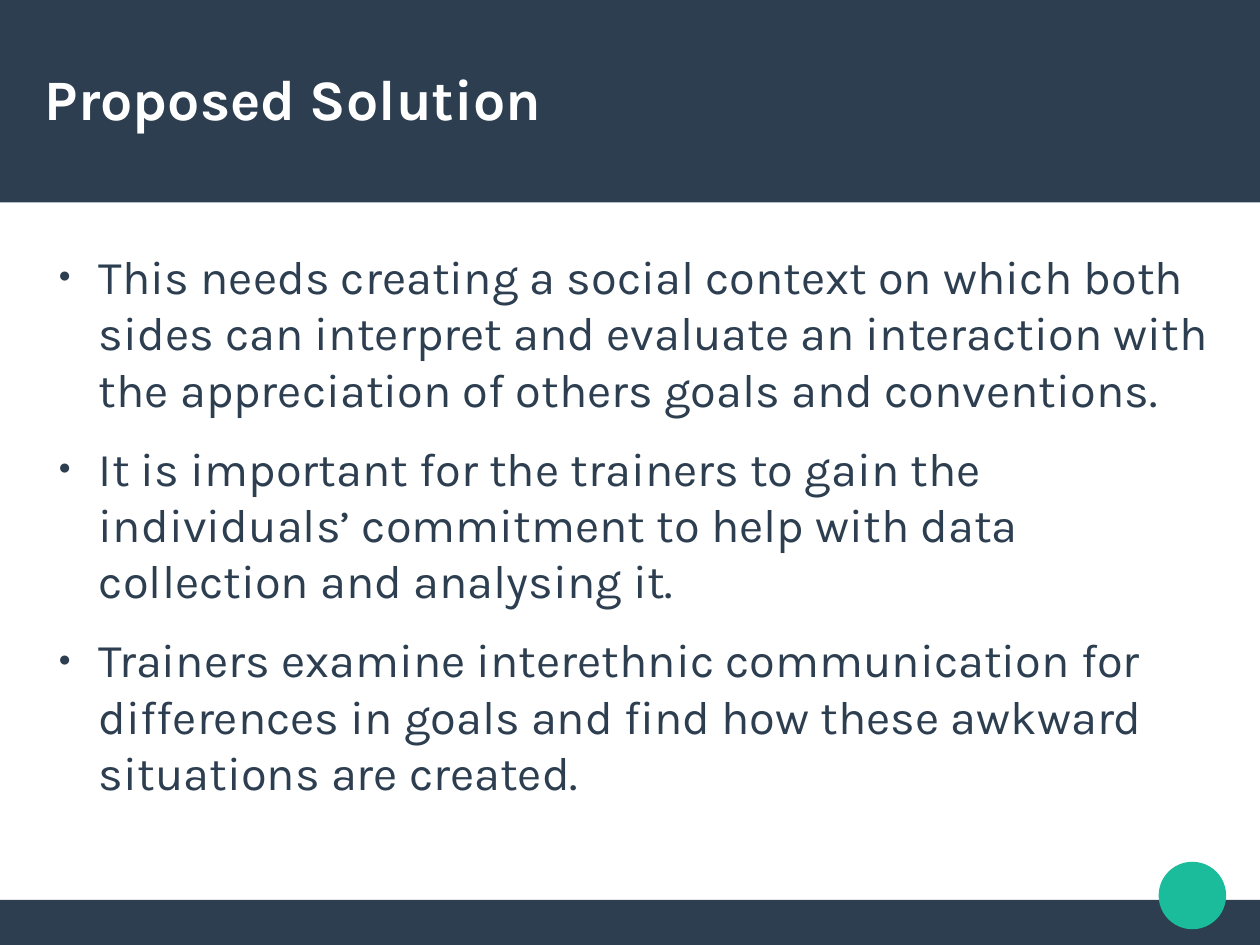
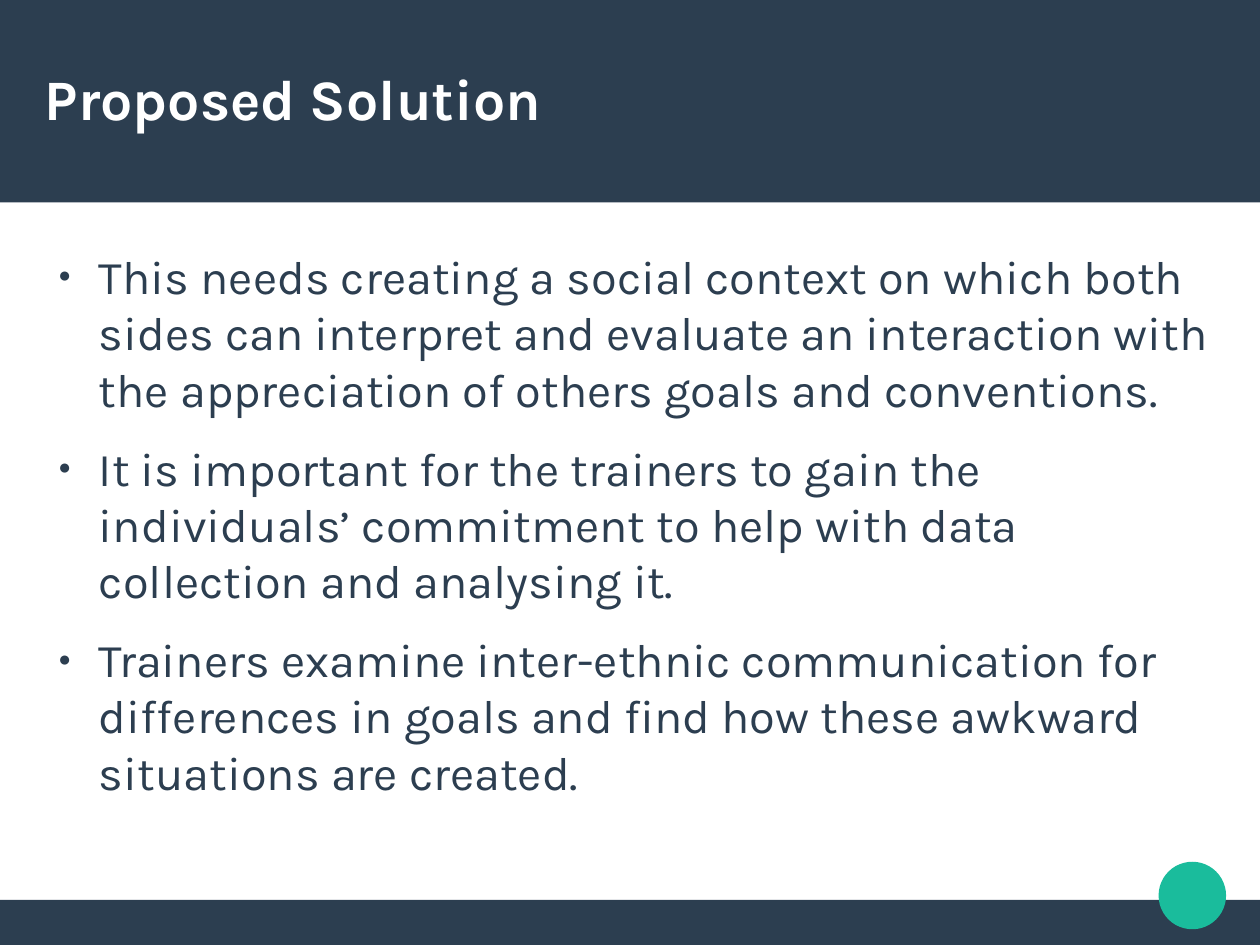
Before and after one commit to abhigyanghosh30/Linguistics-NOte, a slide deck: slide 11 of Presentations/Tingu paper presentation.odp (slide 10 before the commit). Drawn at 1260x945 pixels with LibreOffice and Linux fonts; fonts in the diff are those of the drawing. Boxes give left, top, right and bottom in pixels: in the first picture for what was removed or moved away, otherwise in the second. Text is boxed around its words. In the diff, an @@ line names an element or a change of style, - is before the commit and + after.

```diff
--- a/Presentations/Tingu paper presentation.odp
+++ b/Presentations/Tingu paper presentation.odp
@@ text at [99, 644, 1156, 791]: text changed @@
-● Trainers examine interethnic communication for differences in goals and find how these awkward situations are created.
+● Trainers examine inter-ethnic communication for differences in goals and find how these awkward situations are created.
```
Also in this commit, not shown: 9 other slides changed, 1 slide added, 2 other files.
